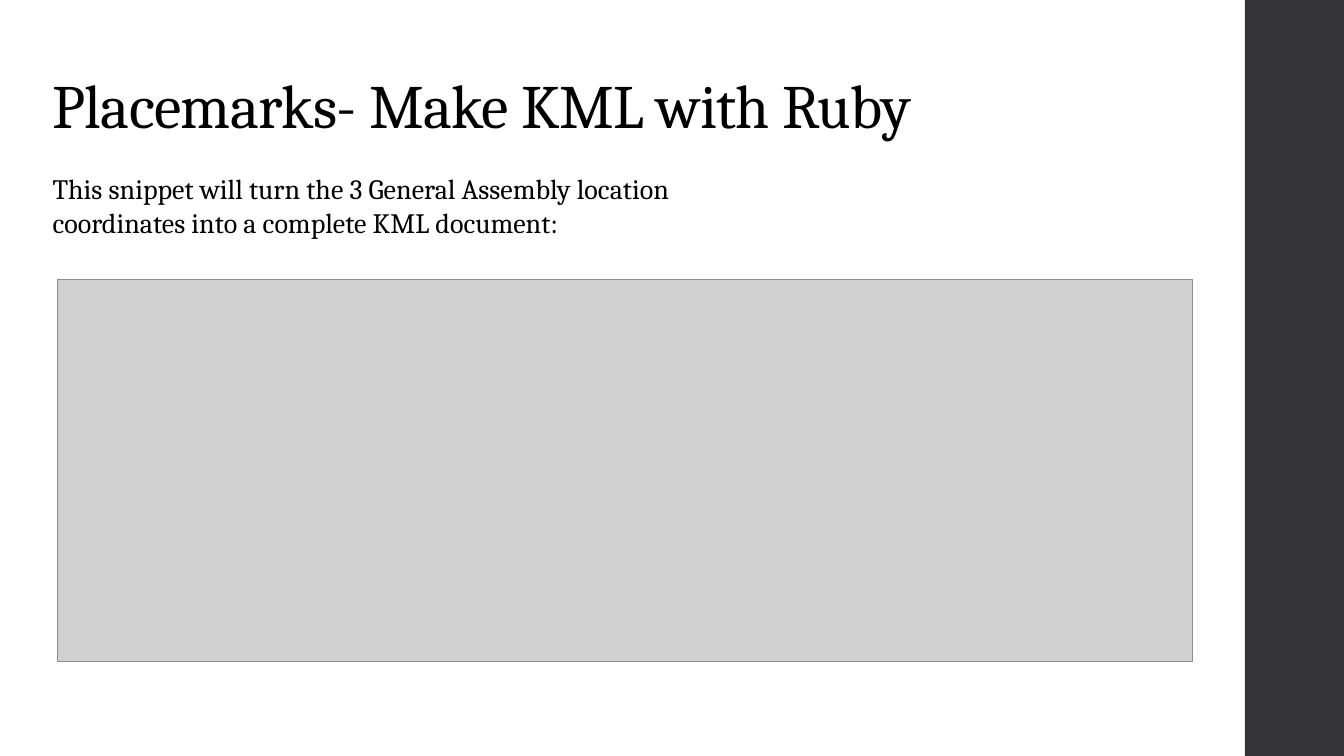
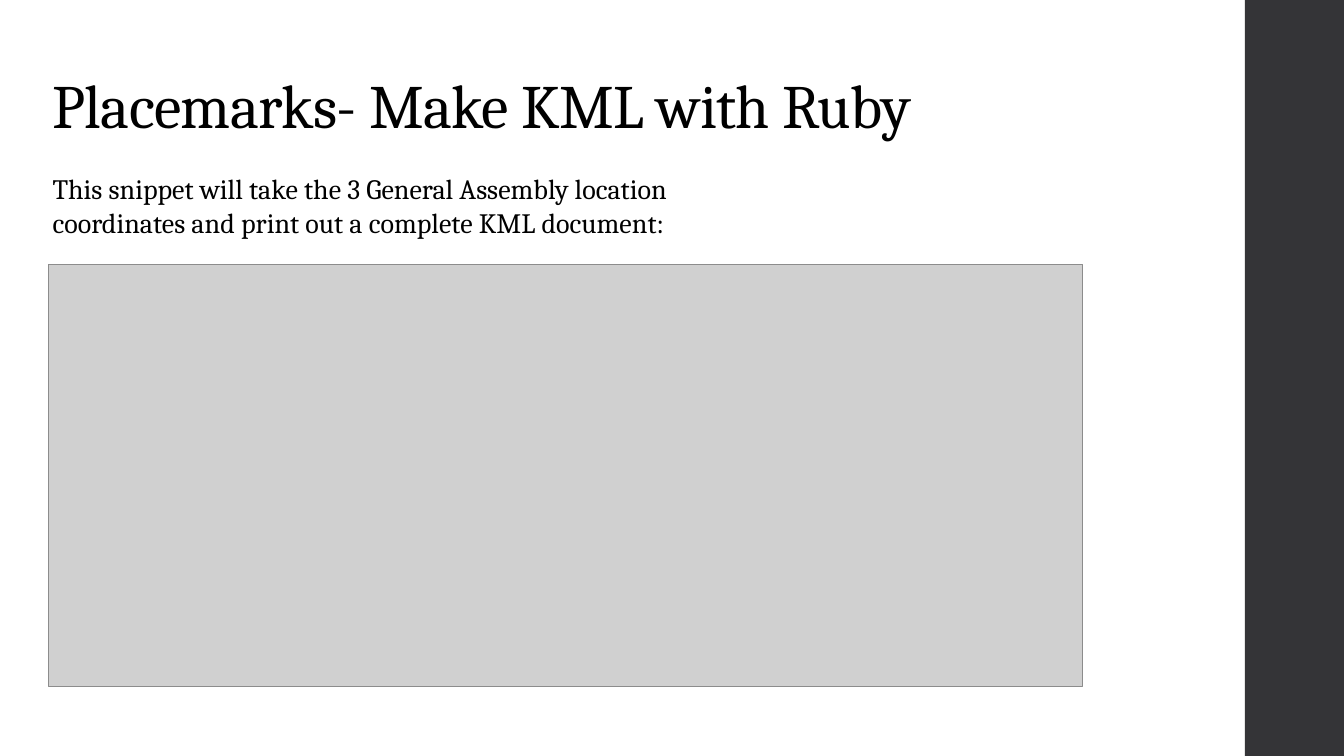
Before and after one commit to nbumbarger/everything_conf, a slide deck: slide 6 of spatial_data_production.pptx. Drawn at 1344x756 pixels with LibreOffice and Linux fonts; fonts in the diff are those of the drawing; grey boxes stand for pictures. Boxes give left, top, right and bottom in pixels: in the first picture for what was removed or moved away, otherwise in the second. Text is boxed around its words. In the diff, an @@ line names an element or a change of style, - is before the commit and + after.

Commit message:
Finished presentation, tested code snippets and fixed typos

```diff
--- a/spatial_data_production.pptx
+++ b/spatial_data_production.pptx
@@ text at [53,179,667,239]: text changed @@
-This snippet will turn the 3 General Assembly location coordinates into a complete KML document:
+This snippet will take the 3 General Assembly location coordinates and print out a complete KML document:
@@ picture: place and size @@
-picture at [57,279,1193,661]
+picture at [48,264,1083,687]
```
Also in this commit, not shown: 10 other slides changed, 4 other files.
